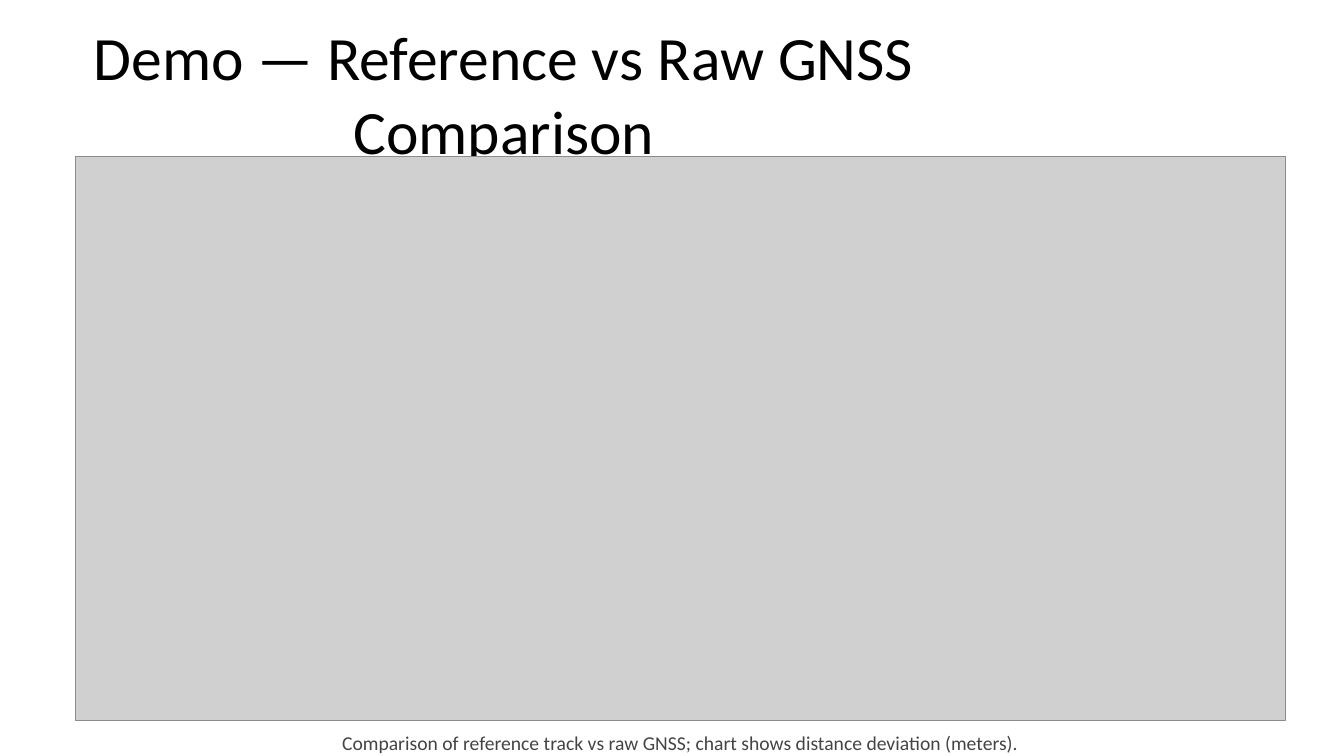
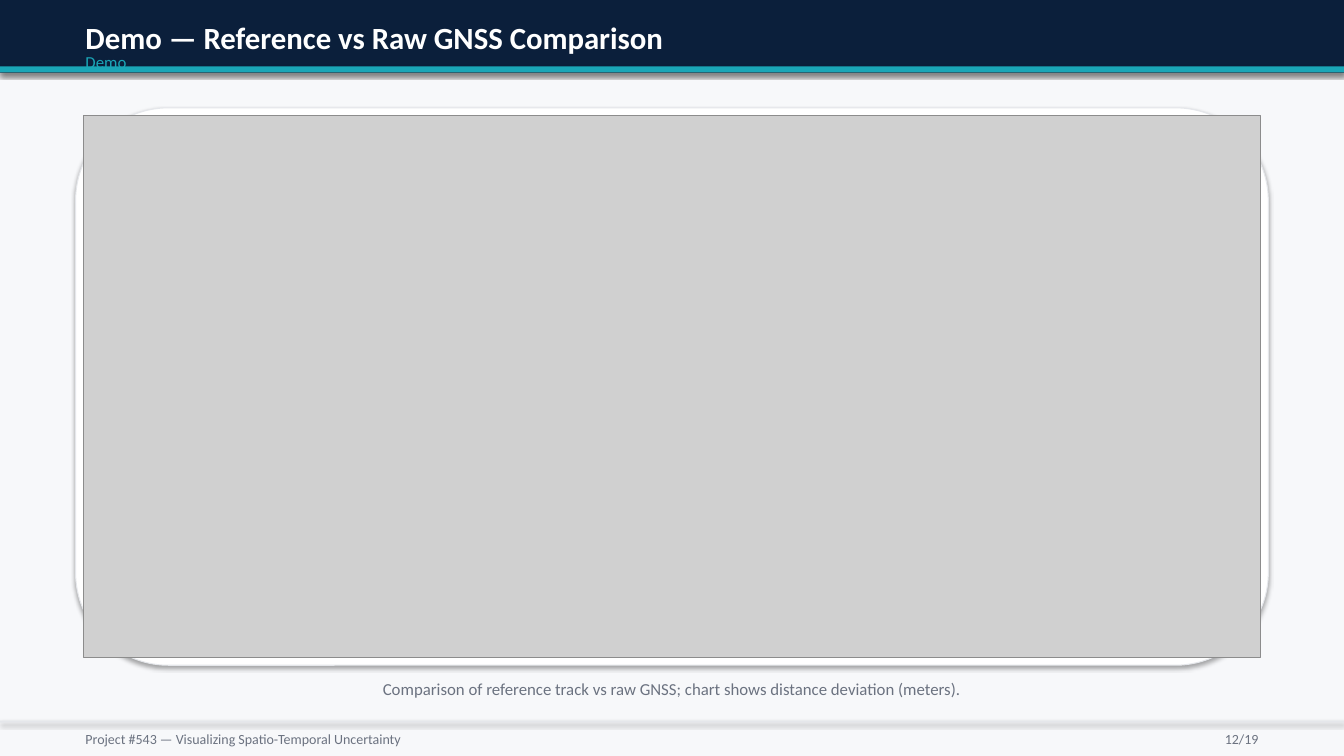
Before and after one commit to mufasa-349/GRAD-Project-Proposal-Presentation, a slide deck: slide 12 of out/Project_543_Uncertainty_Visualization.pptx. Drawn at 1344x756 pixels with LibreOffice and Linux fonts; fonts in the diff are those of the drawing; grey boxes stand for pictures. Boxes give left, top, right and bottom in pixels: in the first picture for what was removed or moved away, otherwise in the second. Text is boxed around its words. In the diff, an @@ line names an element or a change of style, - is before the commit and + after.

```diff
--- a/out/Project_543_Uncertainty_Visualization.pptx
+++ b/out/Project_543_Uncertainty_Visualization.pptx
@@ background #FFFFFF to #F7F8FA @@
@@ rectangle added at [0,0,1344,73], fill #0B1F3B @@
@@ text "Demo — Reference vs Raw ...": place and size @@
-text "Demo — Reference vs Raw ..." at [94,37,913,169]
+text "Demo — Reference vs Raw ..." at [204,27,663,54]
@@ text "Demo — Reference vs Raw ..." at [204,27,663,54]: size 44 to 22 pt, text colour #000000 to #FFFFFF, bold on; alignment centre to left; vertical alignment middle to top @@
@@ text added at [85,29,161,58], 12 pt, text #1AA6B7 @@
+Demo
@@ rectangle added at [0,67,1344,73], fill #1AA6B7 @@
@@ rounded rectangle added at [76,108,1268,665], fill #FFFFFF, outline #E5E7EB 0.75 pt @@
@@ picture: place and size @@
-picture at [76,156,1286,721]
+picture at [84,116,1260,657]
@@ text "Comparison of reference track vs ...": place and size @@
-text "Comparison of reference track vs ..." at [342,736,1017,753]
+text "Comparison of reference track vs ..." at [383,683,960,698]
@@ text "Comparison of reference track vs ..." at [383,683,960,698]: size 14 to 12 pt, text colour #444444 to #6B7280 @@
@@ rectangle added at [0,721,1344,723], fill #E5E7EB @@
@@ text added at [85,734,401,747], 10 pt, text #6B7280 @@
+Project #543 — Visualizing Spatio-Temporal Uncertainty
@@ text added at [1225,734,1259,745], 10 pt, text #6B7280 @@
+12/19
```
Also in this commit, not shown: 17 other slides changed, 1 slide added, 1 slide removed, 1 other file.
